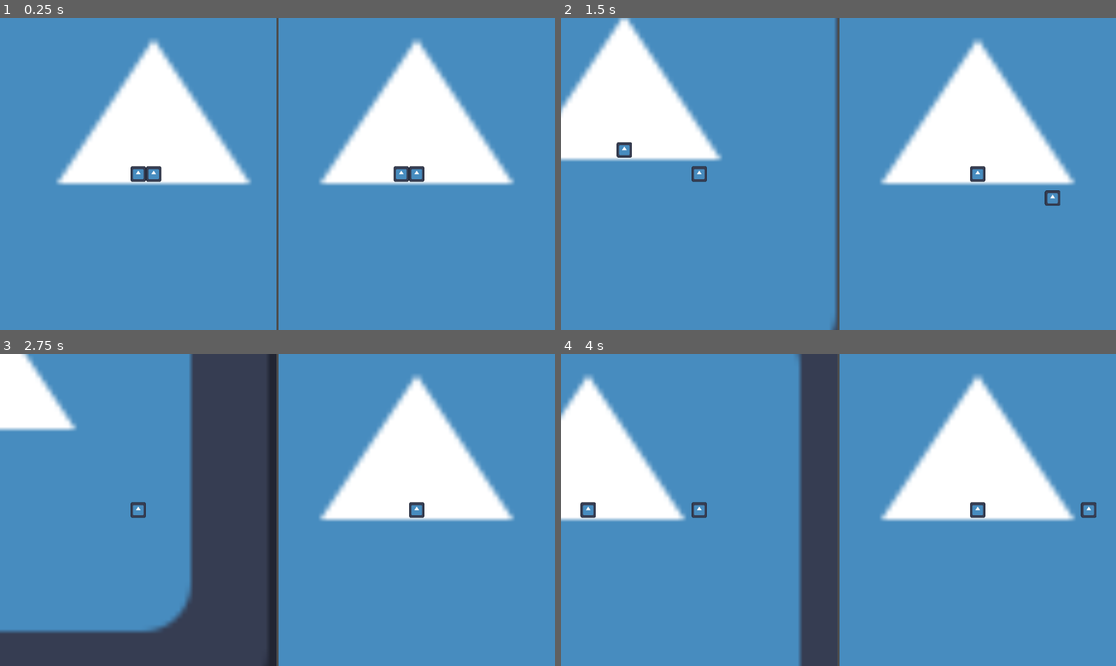
Above: before the commit, frames 1-4 (two rows, left to right).
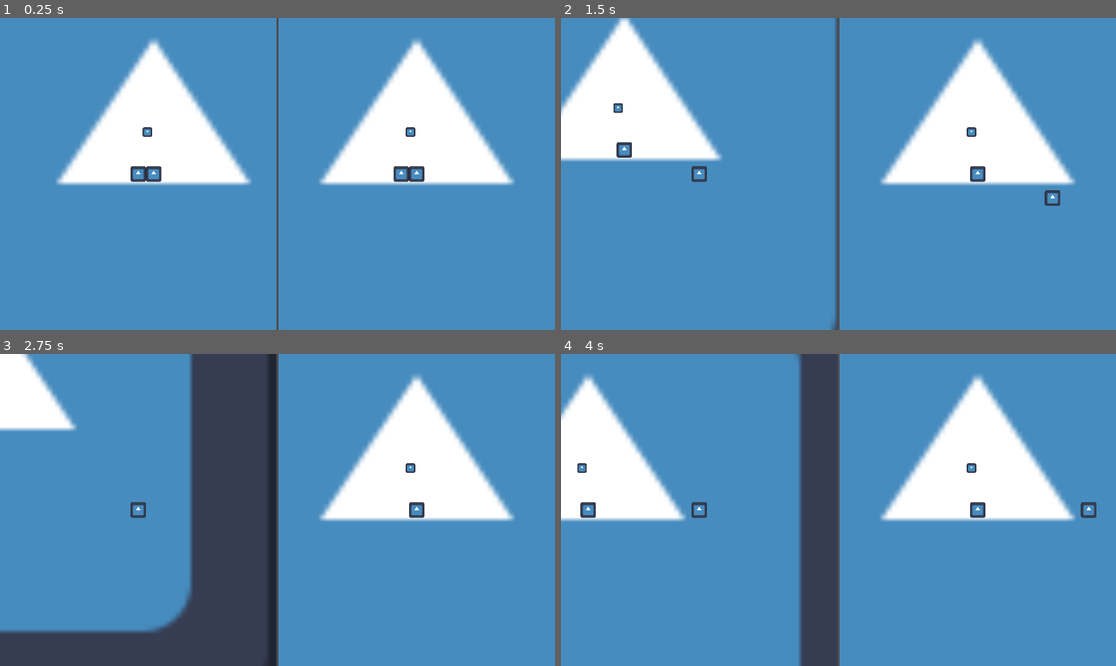
Above: after the commit, the same moments.

Repository: Gweedori/Taitaja_Finaali
Game: Godot game, scene res://mvp_test_scene/test_scene_mvp_02.tscn
The game is run twice, just before and just after one commit, with the same random seed, the same clock (stepped at 60 frames per second) and the same inputs. The project has no main scene, so this scene is started directly. The engine's default icon, where the game draws it, is replaced by a stand-in: a white triangle on a blue panel in a dark square.
Inputs:
- Up to frame 1 (0.25 s): no input
- Up to frame 2 (1.5 s): tap Enter at 0.5 s; hold Right (input_right) 0.53-1.28 s; hold Z (input_interact) 0.53-1.28 s; hold Down (input_down) from 1.28 s (still down); tap Z (input_interact) at 1.35 s
- Up to frame 3 (2.75 s): release Down (input_down) at 2.03 s; hold Right (input_right) from 2.03 s (still down); hold Z (input_interact) from 2.03 s (still down)
- Up to frame 4 (4 s): release Right (input_right) at 2.78 s; release Z (input_interact) at 2.78 s; hold Up (input_up) 2.78-3.53 s; tap Z (input_interact) at 2.85 s; hold Left (input_left) from 3.53 s (still down); hold Z (input_interact) from 3.53 s (still down)

The runs differ from the first frame. In frame 1, 0.1% of the frame differs, in the area x 25-75%, y 34-39%; in frame 2, 0.1%, in the area x 9-75%, y 27-39%; in frame 3, less than 0.1%; in frame 4, 0.1%.

Commit message:
changed assets

Diff:
--- a/Player/player_01.gd
+++ b/Player/player_01.gd
@@ -1,4 +1,6 @@
 extends CharacterBody2D
+
+@onready var interact_area: Area2D = $InteractArea
 
 @export var player = 1
 @export var speed = 150.0
@@ -32,3 +34,9 @@
 		velocity.y = move_toward(velocity.y, 0, speed * delta * 100.0)
 
 	move_and_slide()
+
+func _input(event: InputEvent) -> void:
+	if event.is_action_pressed("input_interact"):
+		print("try interact")
+		print(interact_area.get_overlapping_areas())
+		interact_area.get_overlapping_areas()
--- a/Player/player_01.tscn
+++ b/Player/player_01.tscn
@@ -2,6 +2,9 @@
 
 [ext_resource type="Script" uid="uid://cpy0fr0y4trtb" path="res://Player/player_01.gd" id="1_lp4j5"]
 [ext_resource type="Texture2D" uid="uid://meeyrxaavaqr" path="res://icon.svg" id="2_xagy1"]
+
+[sub_resource type="CircleShape2D" id="CircleShape2D_xagy1"]
+radius = 43.011627
 
 [node name="Player01" type="CharacterBody2D" unique_id=1786162049]
 script = ExtResource("1_lp4j5")
@@ -11,3 +14,8 @@
 texture = ExtResource("2_xagy1")
 
 [node name="Camera2D" type="Camera2D" parent="." unique_id=1284277093]
+
+[node name="InteractArea" type="Area2D" parent="." unique_id=530053580]
+
+[node name="CollisionShape2D" type="CollisionShape2D" parent="InteractArea" unique_id=1110594787]
+shape = SubResource("CircleShape2D_xagy1")
--- /dev/null
+++ b/mvp_test_scene/taskScript01.gd
@@ -0,0 +1,11 @@
+extends Node
+
+
+# Called when the node enters the scene tree for the first time.
+func _ready() -> void:
+	pass # Replace with function body.
+
+
+# Called every frame. 'delta' is the elapsed time since the previous frame.
+func _process(_delta: float) -> void:
+	pass
--- a/mvp_test_scene/test_scene_mvp_01.tscn
+++ b/mvp_test_scene/test_scene_mvp_01.tscn
@@ -2,6 +2,7 @@
 
 [ext_resource type="Texture2D" uid="uid://meeyrxaavaqr" path="res://icon.svg" id="1_cn6ts"]
 [ext_resource type="PackedScene" uid="uid://dco2xqwgcmm6q" path="res://Player/player_01.tscn" id="2_mwlmt"]
+[ext_resource type="PackedScene" uid="uid://capy21yxb7n62" path="res://mvp_test_scene/test_task01.tscn" id="3_mwlmt"]
 
 [node name="TestScene01" type="Node2D" unique_id=1868824818]
 
@@ -11,3 +12,6 @@
 
 [node name="Player01" parent="." unique_id=1786162049 instance=ExtResource("2_mwlmt")]
 position = Vector2(-32, 0)
+
+[node name="TestTask" parent="." unique_id=481161883 instance=ExtResource("3_mwlmt")]
+position = Vector2(-13, -87)
--- a/mvp_test_scene/test_scene_mvp_02.tscn
+++ b/mvp_test_scene/test_scene_mvp_02.tscn
@@ -2,7 +2,7 @@
 
 [ext_resource type="Script" uid="uid://dvv0cys6gqehl" path="res://mvp_test_scene/SplitScreen.gd" id="1_0g6c8"]
 [ext_resource type="PackedScene" uid="uid://bm5cayyu5755m" path="res://mvp_test_scene/test_scene_mvp_01.tscn" id="1_gbtpl"]
-[ext_resource type="PackedScene" uid="uid://bogtrmnh4lu1s" path="res://Player/player_02.tscn" id="3_1mkob"]
+[ext_resource type="PackedScene" uid="uid://dco2xqwgcmm6q" path="res://Player/player_01.tscn" id="3_1mkob"]
 
 [node name="Control" type="Control" unique_id=1661898967]
 layout_mode = 3
@@ -43,5 +43,5 @@
 size = Vector2i(574, 648)
 render_target_update_mode = 4
 
-[node name="Player_02" parent="HBoxContainer/RightSubViewportContainer/RightSubViewport" unique_id=181075912 instance=ExtResource("3_1mkob")]
+[node name="Player01" parent="HBoxContainer/RightSubViewportContainer/RightSubViewport" unique_id=1786162049 instance=ExtResource("3_1mkob")]
 player = 2
--- /dev/null
+++ b/mvp_test_scene/test_task01.tscn
@@ -0,0 +1,16 @@
+[gd_scene format=3 uid="uid://capy21yxb7n62"]
+
+[ext_resource type="Texture2D" uid="uid://meeyrxaavaqr" path="res://icon.svg" id="1_4pftb"]
+
+[sub_resource type="CircleShape2D" id="CircleShape2D_4pftb"]
+
+[node name="TestTask" type="Node2D" unique_id=481161883]
+
+[node name="Sprite2D" type="Sprite2D" parent="." unique_id=592793046]
+scale = Vector2(0.15, 0.15)
+texture = ExtResource("1_4pftb")
+
+[node name="TaskArea" type="Area2D" parent="." unique_id=671889453]
+
+[node name="CollisionShape2D" type="CollisionShape2D" parent="TaskArea" unique_id=312841154]
+shape = SubResource("CircleShape2D_4pftb")
--- a/project.godot
+++ b/project.godot
@@ -67,7 +67,7 @@
 }
 p2_right={
 "deadzone": 0.2,
-"events": [Object(InputEventJoypadMotion,"resource_local_to_scene":false,"resource_name":"","device":1,"axis":0,"axis_value":1.0,"script":null)
+"events": [Object(InputEventJoypadMotion,"resource_local_to_scene":false,"resource_name":"","device":0,"axis":0,"axis_value":1.0,"script":null)
 ]
 }
 
Binary file added: Assets/changed_assets/Floors_Tiles_2.aseprite
Binary file added: Assets/changed_assets/Floors_Tiles_2.png
Not shown, added: mvp_test_scene/taskScript01.gd.uid
